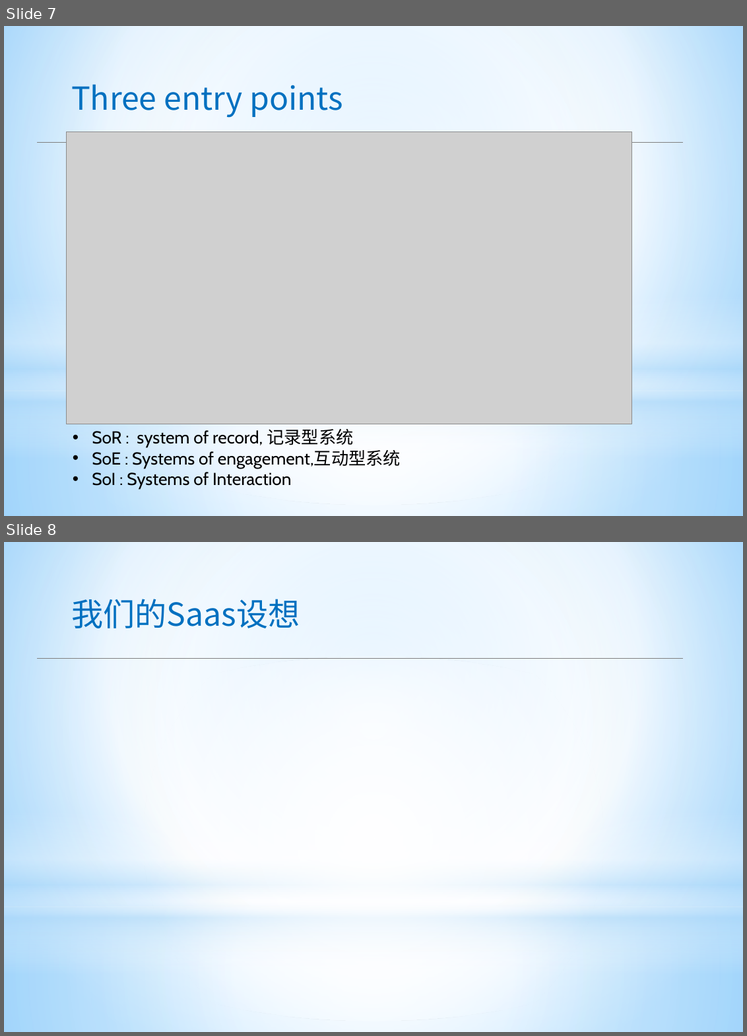
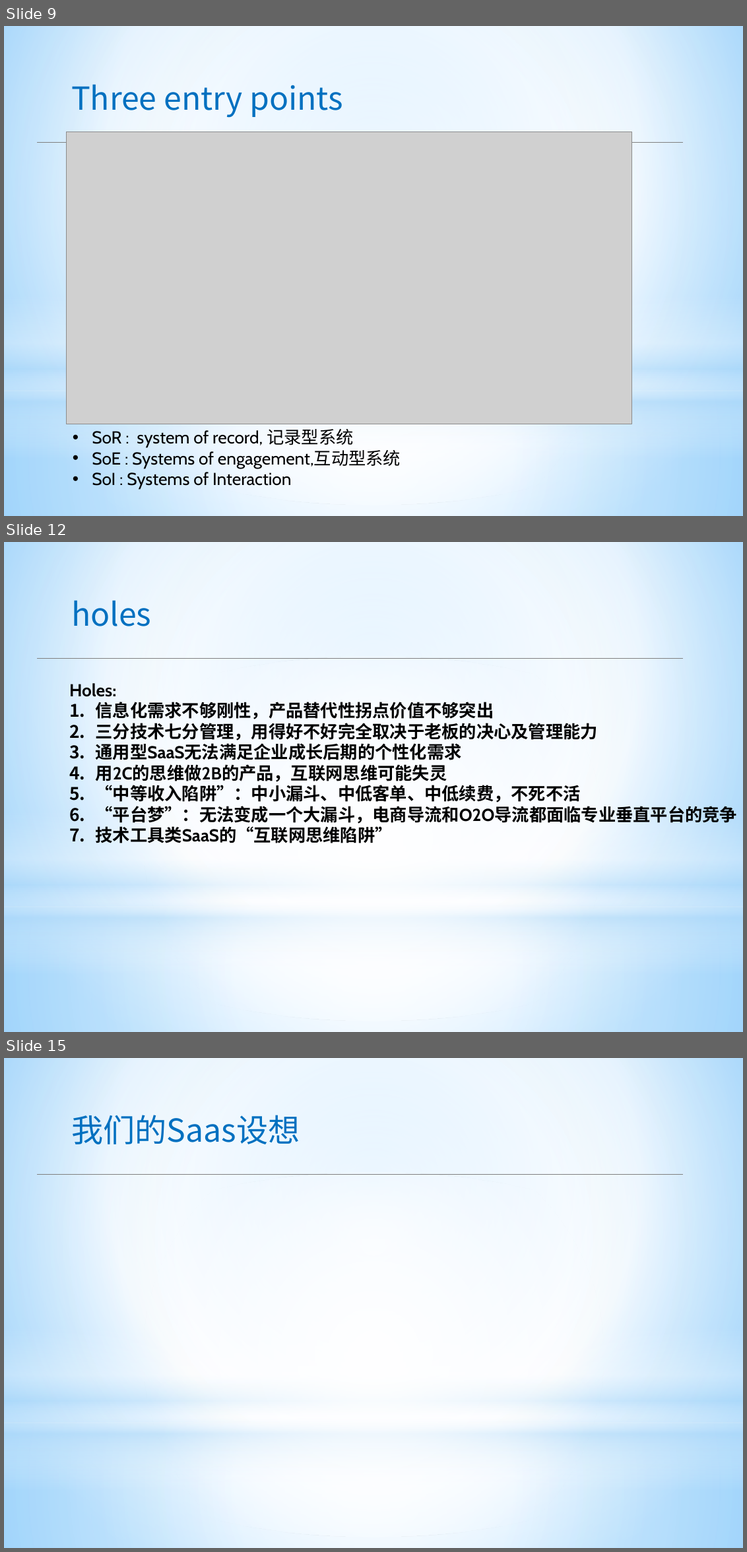
Before and after one commit to apporoad/DesignAndScheme2017, a slide deck: c云服务架构/Saas架构设计.pptx. Shown one above the other, each under a label of ours: slides 7 and 8 before the commit, slides 9, 12 and 15 after it; the slides between them are not shown. The pictures are 747x1036 and 747x1552 pixels, drawn with LibreOffice and Linux fonts; fonts in the diff are those of the drawing; grey boxes stand for pictures. Boxes give left, top, right and bottom in pixels: in the first picture for what was removed or moved away, otherwise in the second. Text is boxed around its words. In the diff, an @@ line names an element or a change of style, - is before the commit and + after.

```diff
--- a/c云服务架构/Saas架构设计.pptx
+++ b/c云服务架构/Saas架构设计.pptx
@@ slide 12 added at [4, 542, 743, 1032], background gradient #9ED5FF to #FFFFFF to #5BB9FF; not listed: 4 template elements that a slide beside it also shows @@
@@ text added at [71, 600, 151, 626], 44 pt, text #0070C0 @@
+holes
@@ line added from (37, 658) to (683, 658), #808080 0.75 pt @@
@@ text added at [69, 683, 738, 844], 24 pt, text #000000, bold @@
+Holes:
+1. 信息化需求不够刚性，产品替代性拐点价值不够突出
+2. 三分技术七分管理，用得好不好完全取决于老板的决心及管理能力
+3. 通用型SaaS无法满足企业成长后期的个性化需求
+4. 用2C的思维做2B的产品，互联网思维可能失灵
+5. “中等收入陷阱”：中小漏斗、中低客单、中低续费，不死不活
+6. “平台梦”：无法变成一个大漏斗，电商导流和O2O导流都面临专业垂直平台的竞争
+7. 技术工具类SaaS的“互联网思维陷阱”
@@ what was slide 7 is now slide 9 @@
@@ what was slide 8 is now slide 15 @@
```
Also in this commit, not shown: 6 other slides added.
